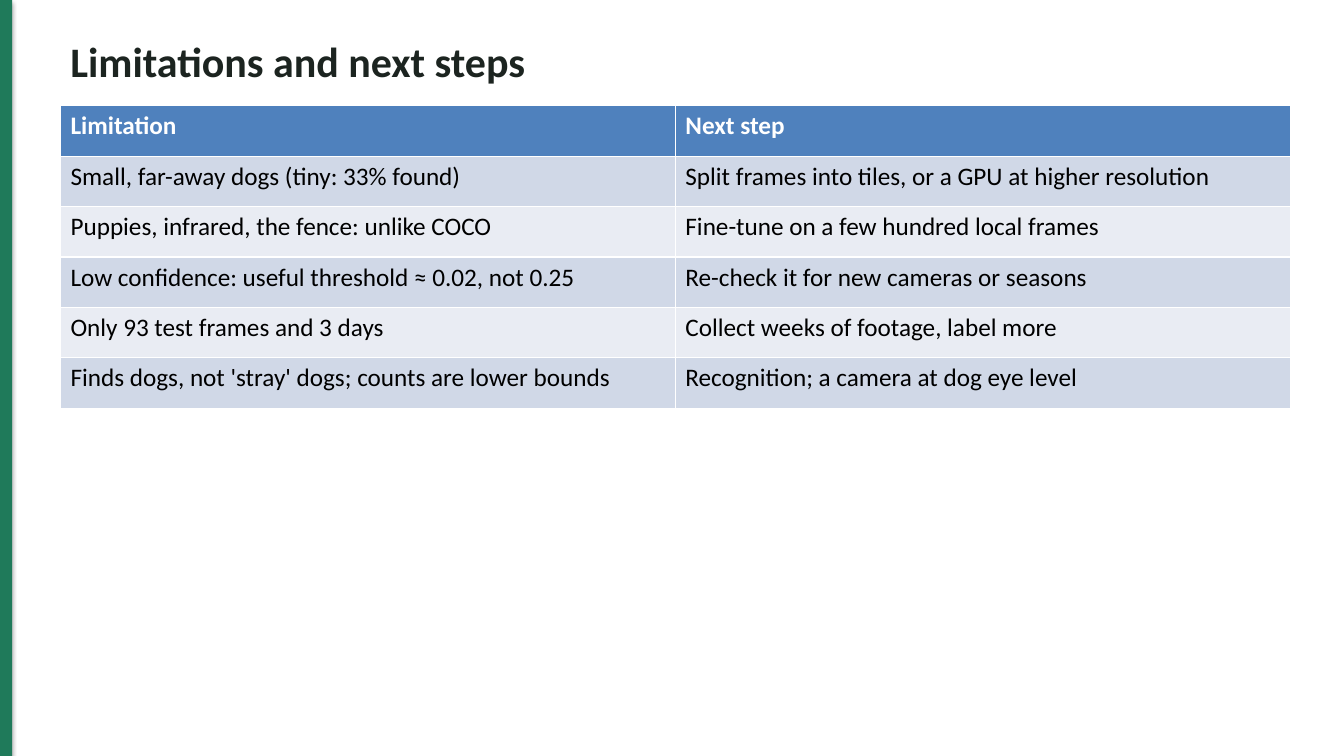
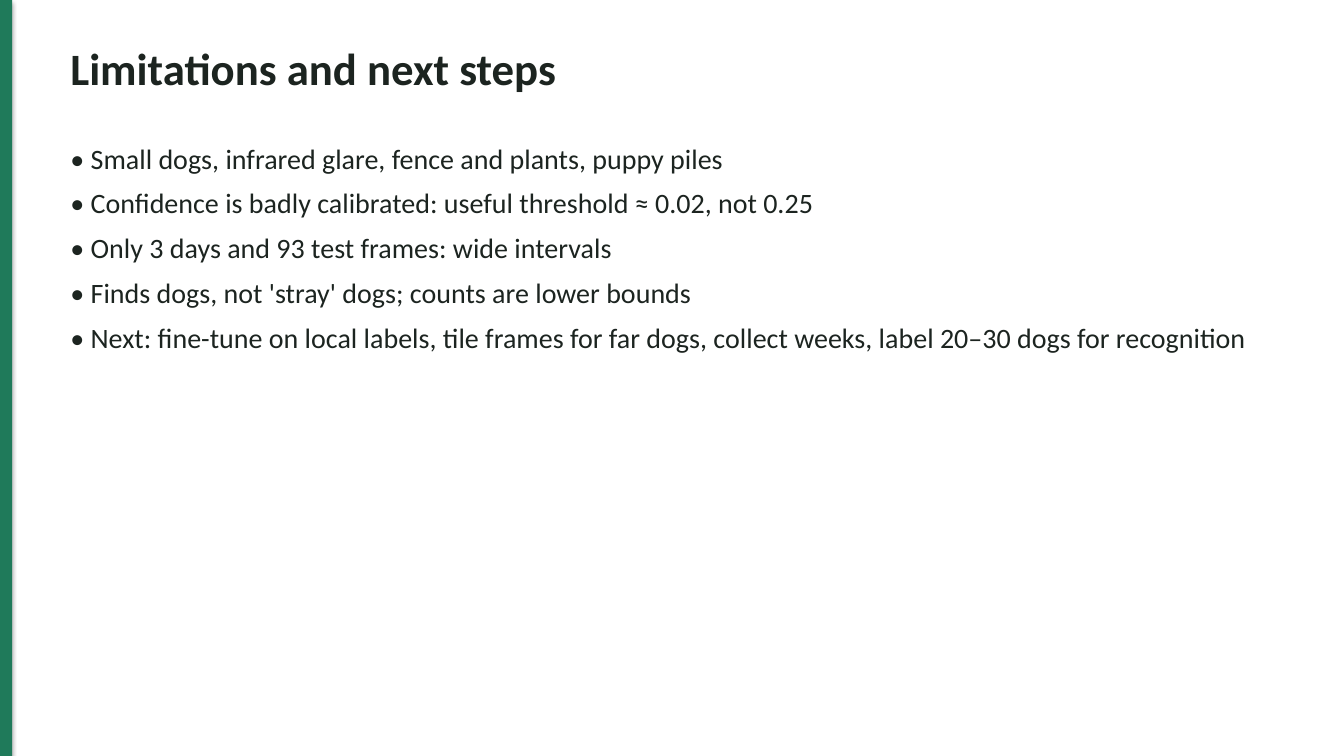
Before and after one commit to Epp-ppE/stray-dog-detection, a slide deck: slide 15 of slides/slides.pptx (slide 17 before the commit). Drawn at 1344x756 pixels with LibreOffice and Linux fonts; fonts in the diff are those of the drawing. Boxes give left, top, right and bottom in pixels: in the first picture for what was removed or moved away, otherwise in the second. Text is boxed around its words. In the diff, an @@ line names an element or a change of style, - is before the commit and + after.

Commit message:
Revert "Rebuild presentation from the slide summary: one message per slide, headline numbers, recognition split into design and demo, backup slides"
This reverts commit b0f1ff8ceaad919f2b5e18b7333042bda74a46f3.

```diff
--- a/slides/slides.pptx
+++ b/slides/slides.pptx
@@ text "Limitations and next steps" at (70, 53, 556, 92): size 30 to 32 pt @@
@@ table removed at (60, 106, 1291, 408), 6 rows, 2 columns @@
-Limitation | Next step
-Small, far-away dogs (tiny: 33% found) | Split frames into tiles, or a GPU at higher resolution
-Puppies, infrared, the fence: unlike COCO | Fine-tune on a few hundred local frames
-Low confidence: useful threshold ≈ 0.02, not 0.25 | Re-check it for new cameras or seasons
-Only 93 test frames and 3 days | Collect weeks of footage, label more
-Finds dogs, not 'stray' dogs; counts are lower bounds | Recognition; a camera at dog eye level
@@ text added at (91, 149, 1245, 353), 20 pt, text #1C2420 @@
+• Small dogs, infrared glare, fence and plants, puppy piles
+• Confidence is badly calibrated: useful threshold ≈ 0.02, not 0.25
+• Only 3 days and 93 test frames: wide intervals
+• Finds dogs, not 'stray' dogs; counts are lower bounds
+• Next: fine-tune on local labels, tile frames for far dogs, collect weeks, label 20–30 dogs for recognition
```
Also in this commit, not shown: 12 other slides changed, 3 slides added, 8 slides removed, 4 other files.
